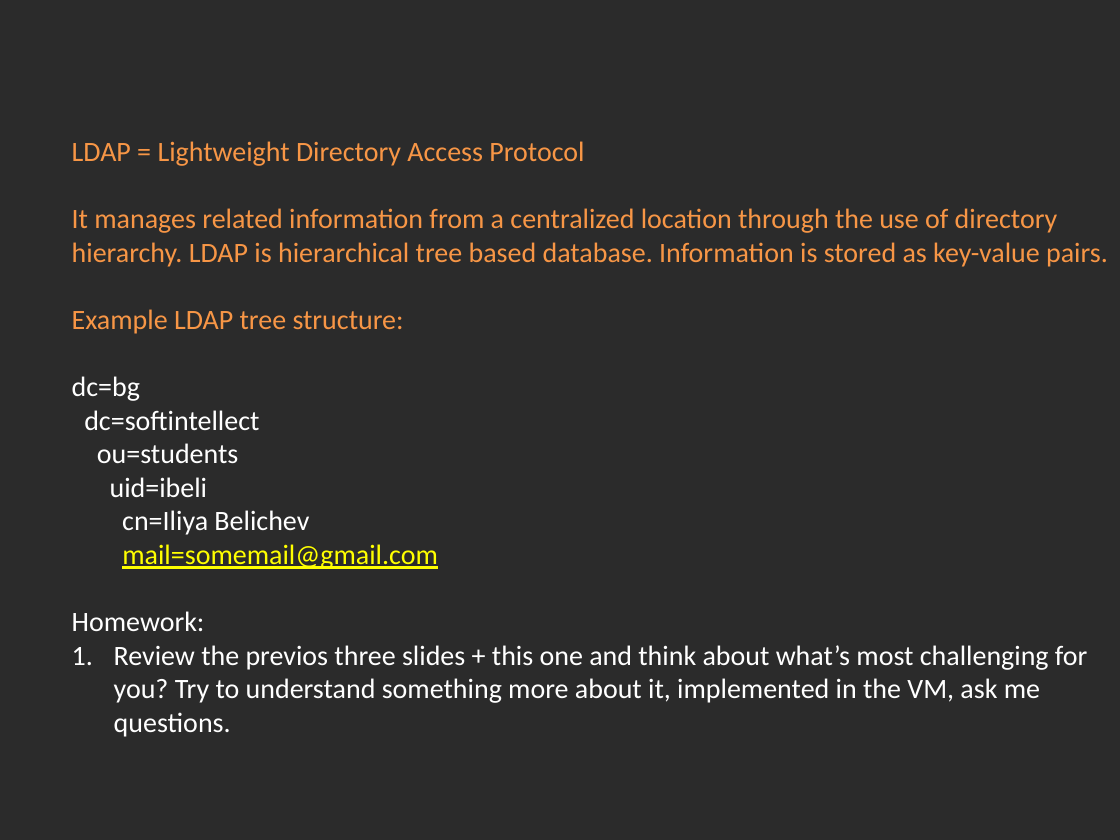
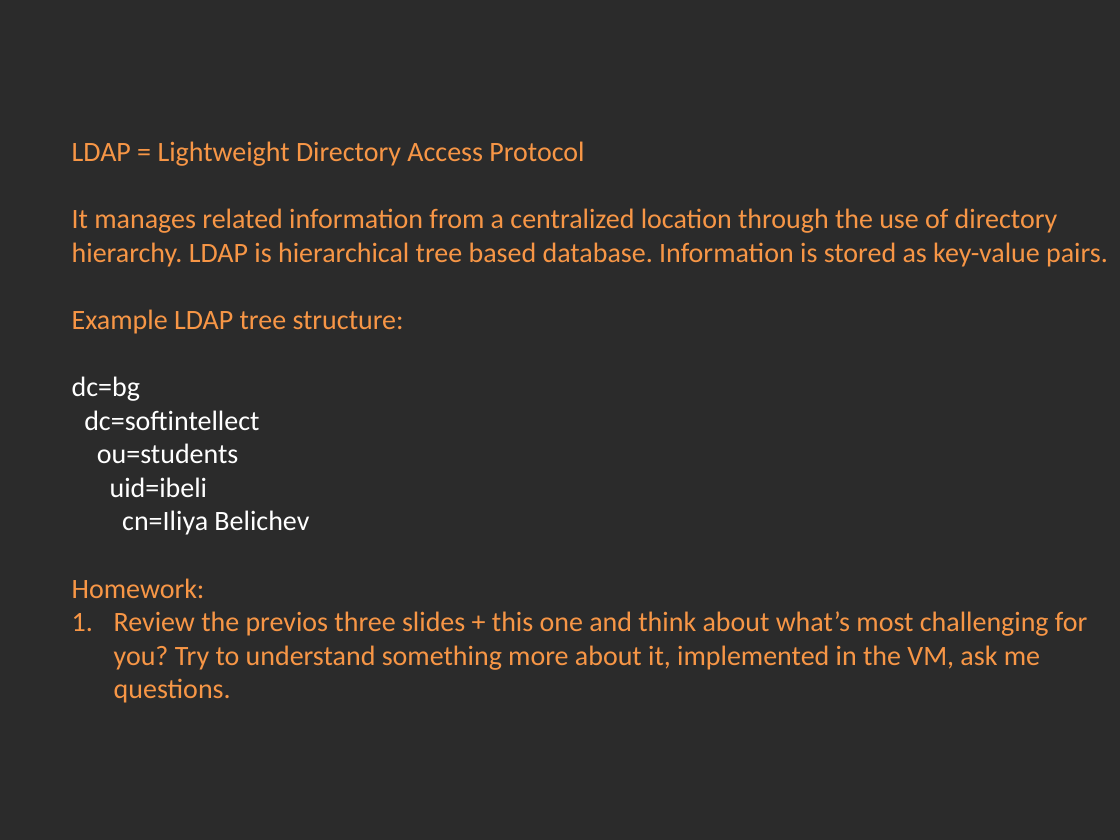
Before and after one commit to Academy-Soft-Intellect/Linux-Course, a slide deck: slide 7 of 4.Users_And_UsersGroups/04-UsersAndUsersGroups.pptx. Drawn at 1120x840 pixels with LibreOffice and Linux fonts; fonts in the diff are those of the drawing; background and template pictures are left out; a plain dark background stands for a picture behind light text. Boxes give left, top, right and bottom in pixels: in the first picture for what was removed or moved away, otherwise in the second. Text is boxed around its words. In the diff, an @@ line names an element or a change of style, - is before the commit and + after.

```diff
--- a/4.Users_And_UsersGroups/04-UsersAndUsersGroups.pptx
+++ b/4.Users_And_UsersGroups/04-UsersAndUsersGroups.pptx
@@ text at bbox=[122, 544, 438, 569]: paragraph removed @@
-mail=somemail@gmail.com
@@ text at bbox=[72, 578, 1087, 703]: text colour #FFFFFF to #F79646 in "Homework:", "Review the previos three slides + this ..." @@
```
Also in this commit, not shown: 6 other slides changed, 4 other files.
